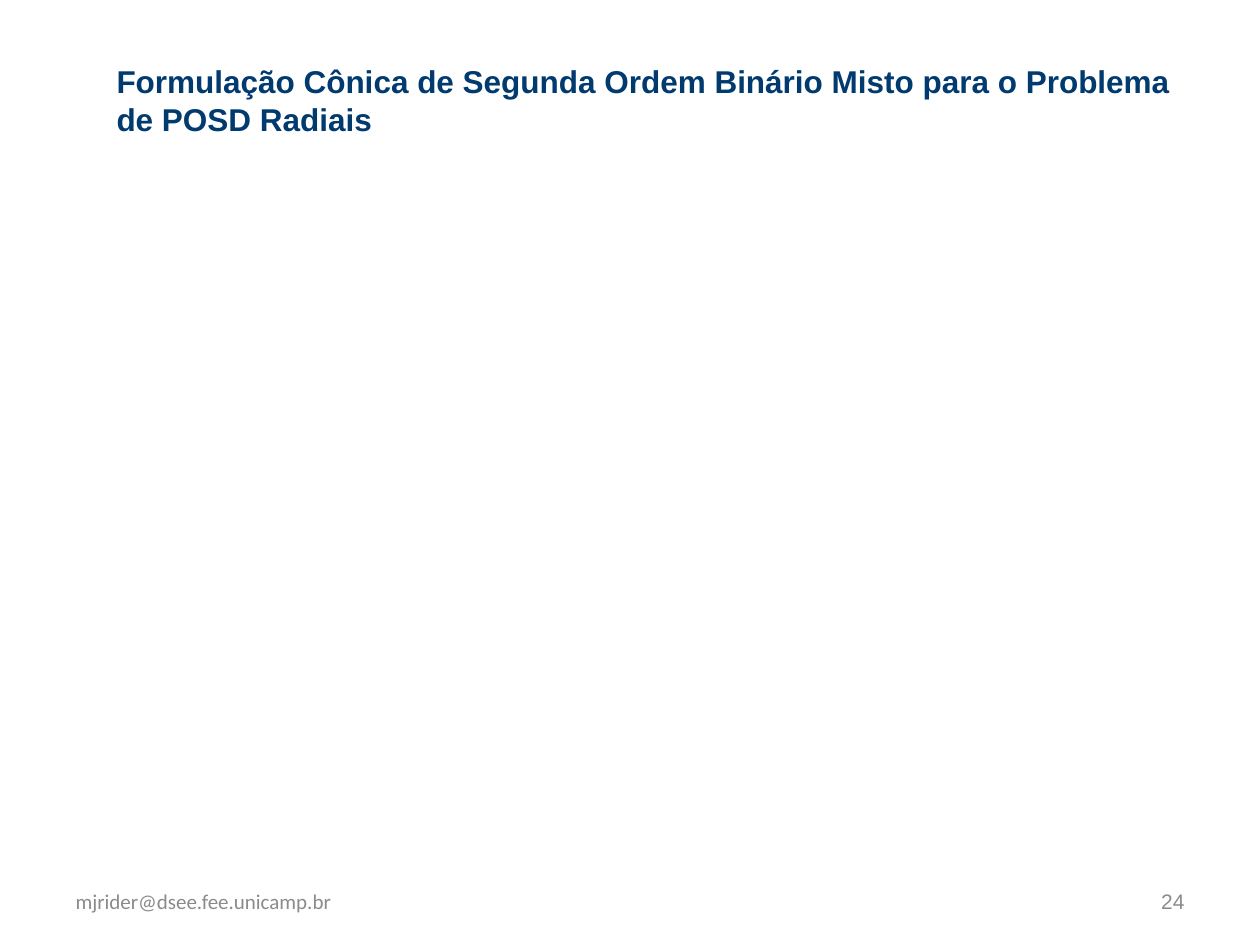
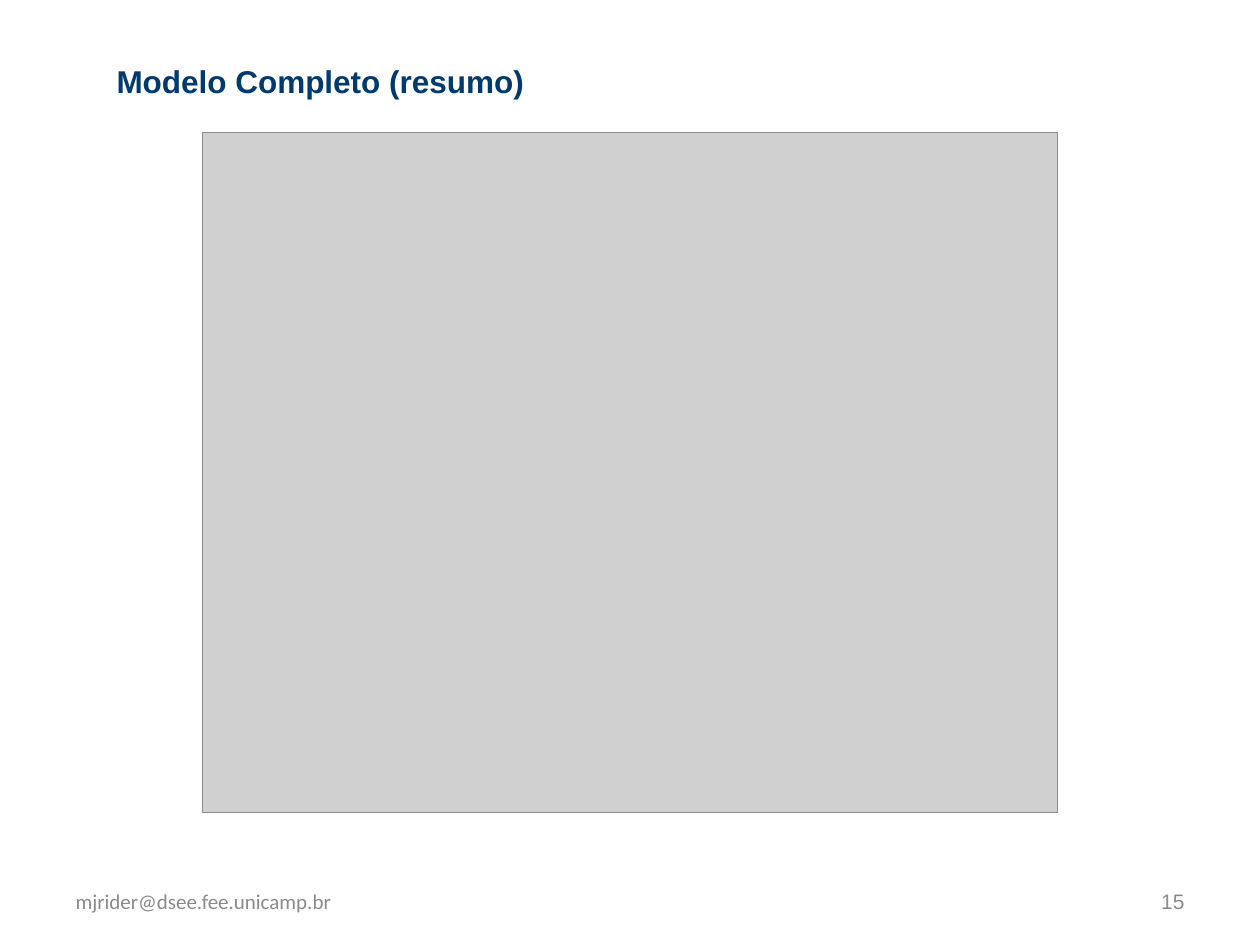
Before and after one commit to WittmannF/nilm-lp, a slide deck: slide 15 of example/z_presentation.pptx (slide 24 before the commit). Drawn at 1260x945 pixels with LibreOffice and Linux fonts; fonts in the diff are those of the drawing; grey boxes stand for pictures. Boxes give left, top, right and bottom in pixels: in the first picture for what was removed or moved away, otherwise in the second. Text is boxed around its words. In the diff, an @@ line names an element or a change of style, - is before the commit and + after.

```diff
--- a/example/z_presentation.pptx
+++ b/example/z_presentation.pptx
@@ text at (117,70,524,99): text changed @@
-Formulação Cônica de Segunda Ordem Binário Misto para o Problema de POSD Radiais
+Modelo Completo (resumo)
@@ picture added at (202,132,1057,813) @@
@@ page number at (1161,894,1184,909): text changed @@
-24
+15
```
Also in this commit, not shown: 12 other slides changed, 1 slide added, 12 slides removed.
